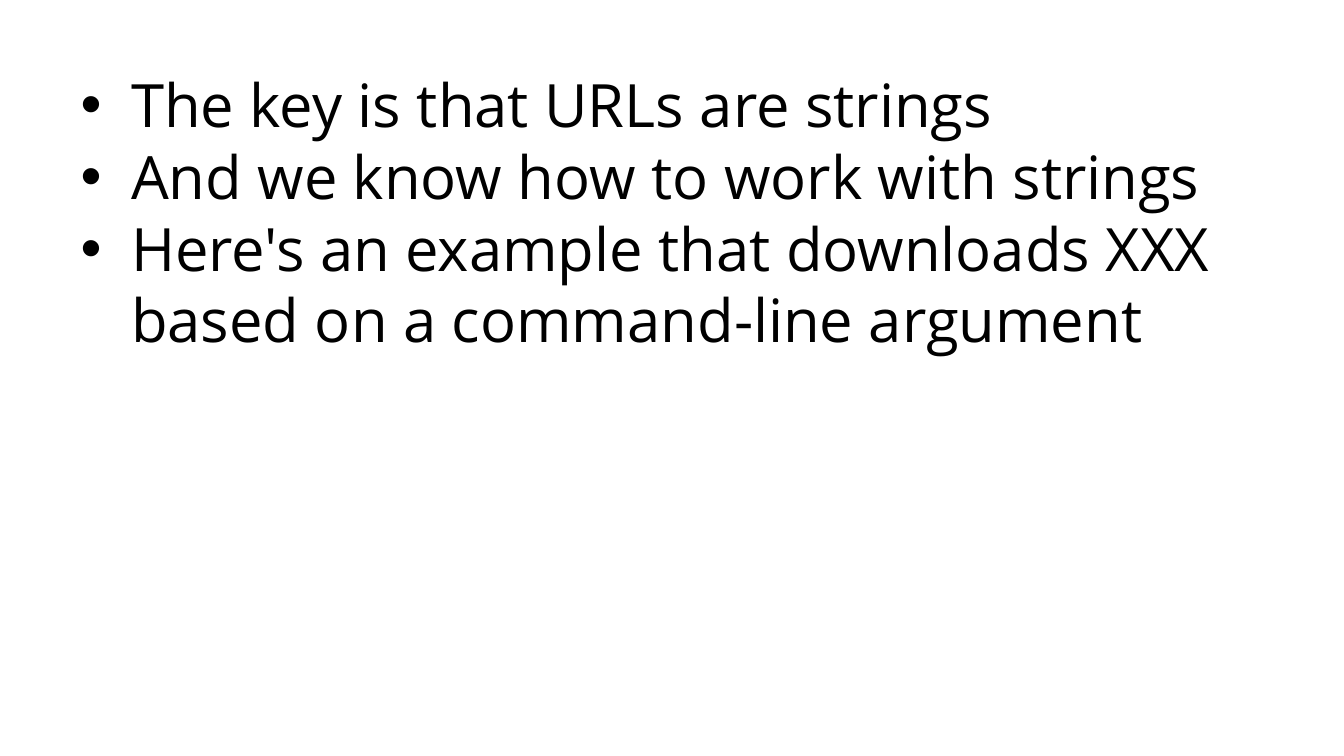
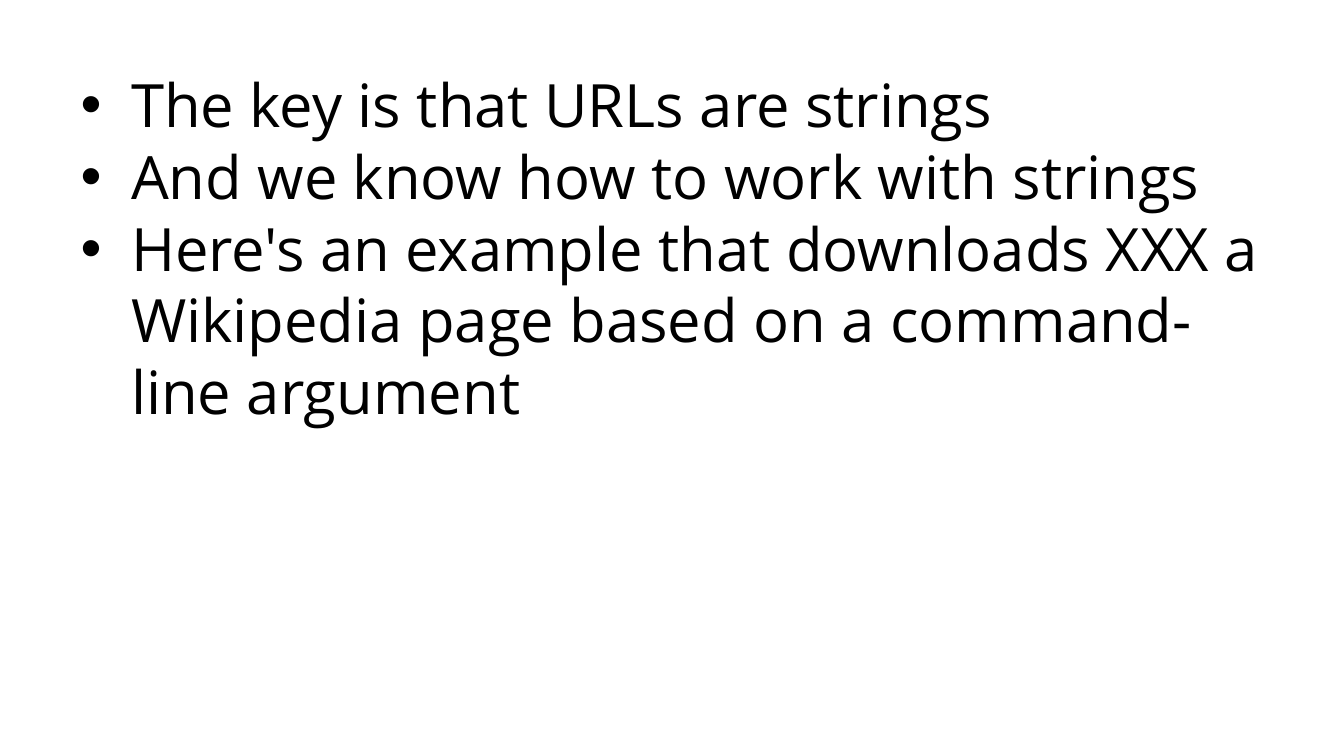
Before and after one commit to grimmelm/ctech404, a slide deck: slide 75 of ctech404/CTECH404_Combined_Slidedeck.pptx (slide 76 before the commit). Drawn at 1344x756 pixels with LibreOffice and Linux fonts; fonts in the diff are those of the drawing. Boxes give left, top, right and bottom in pixels: in the first picture for what was removed or moved away, otherwise in the second. Text is boxed around its words. In the diff, an @@ line names an element or a change of style, - is before the commit and + after.

```diff
--- a/ctech404/CTECH404_Combined_Slidedeck.pptx
+++ b/ctech404/CTECH404_Combined_Slidedeck.pptx
@@ text at [131,225,1258,429]: text changed @@
-• Here's an example that downloads XXX based on a command-line argument
+• Here's an example that downloads XXX a Wikipedia page based on a command-line argument
```
Also in this commit, not shown: 23 other slides changed, 1 slide added, 2 slides removed.
